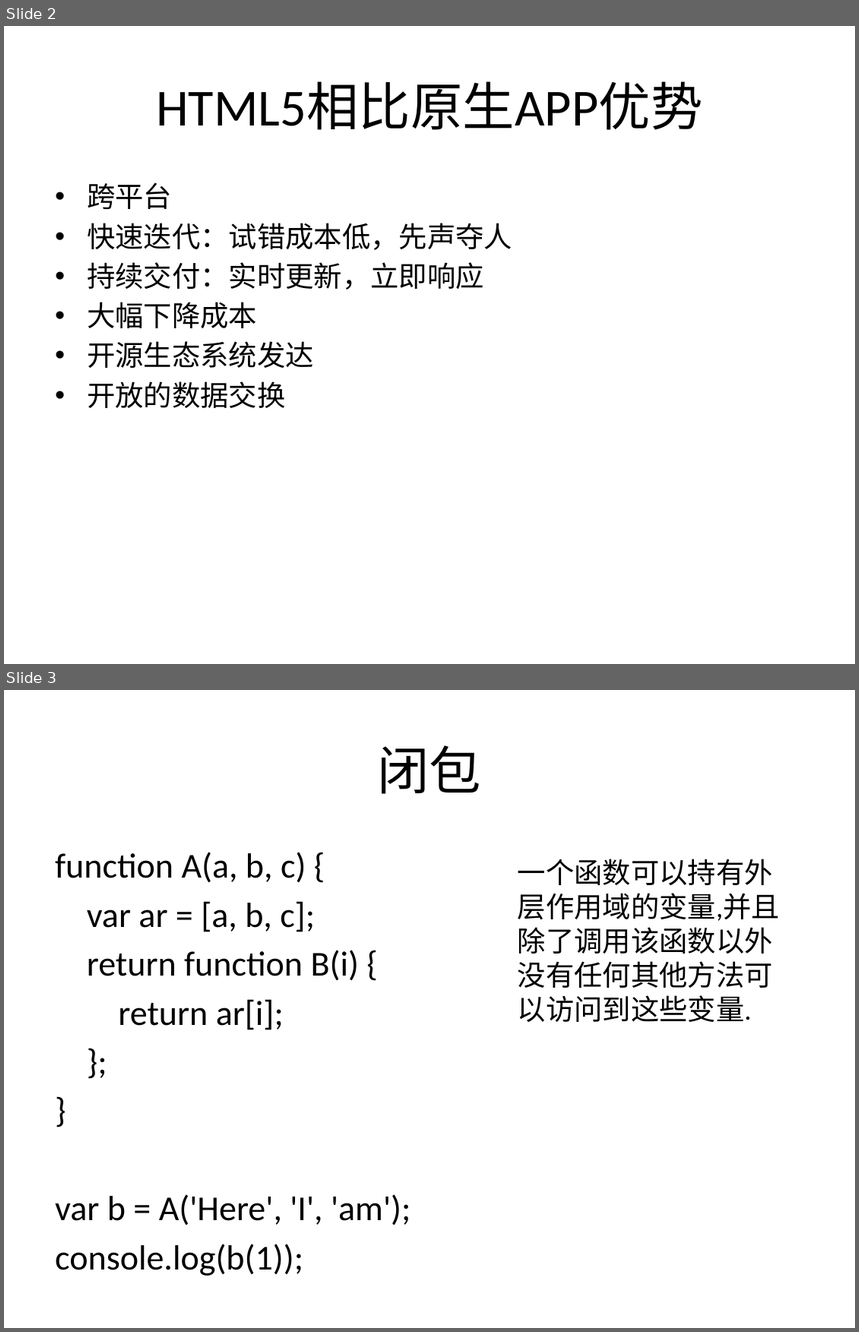
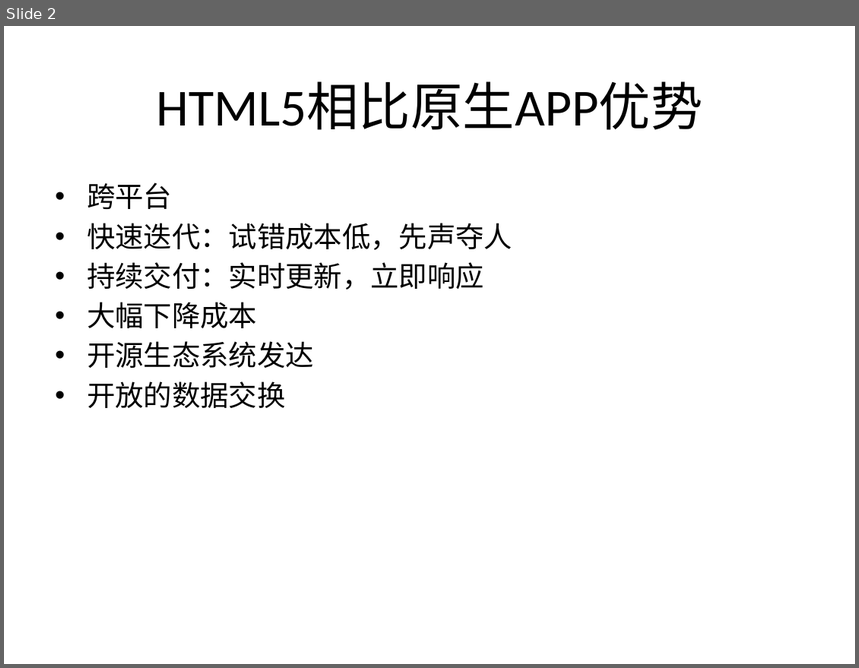
Before and after one commit to boubei-com/boubei-learn, a slide deck: doc/前端-HTML5.pptx. Shown one above the other, each under a label of ours: slides 2 and 3 before the commit, slide 2 after it. The pictures are 859x1332 and 859x668 pixels, drawn with LibreOffice and Linux fonts; fonts in the diff are those of the drawing. Boxes give left, top, right and bottom in pixels: in the first picture for what was removed or moved away, otherwise in the second. Text is boxed around its words. In the diff, an @@ line names an element or a change of style, - is before the commit and + after.

```diff
--- a/doc/前端-HTML5.pptx
+++ b/doc/前端-HTML5.pptx
@@ slide 3 removed at (4,690,855,1328), background #FFFFFF @@
@@ title removed at (377,745,481,794) @@
-闭包
@@ text removed at (55,852,411,1276) @@
-function A(a, b, c) {
-var ar = [a, b, c];
-return function B(i) {
-return ar[i];
-};
-}
-var b = A('Here', 'I', 'am');
-console.log(b(1));
@@ text removed at (518,859,780,1022) @@
-一个函数可以持有外层作用域的变量,并且除了调用该函数以外没有任何其他方法可以访问到这些变量.
```
Also in this commit, not shown: 6 other files.
